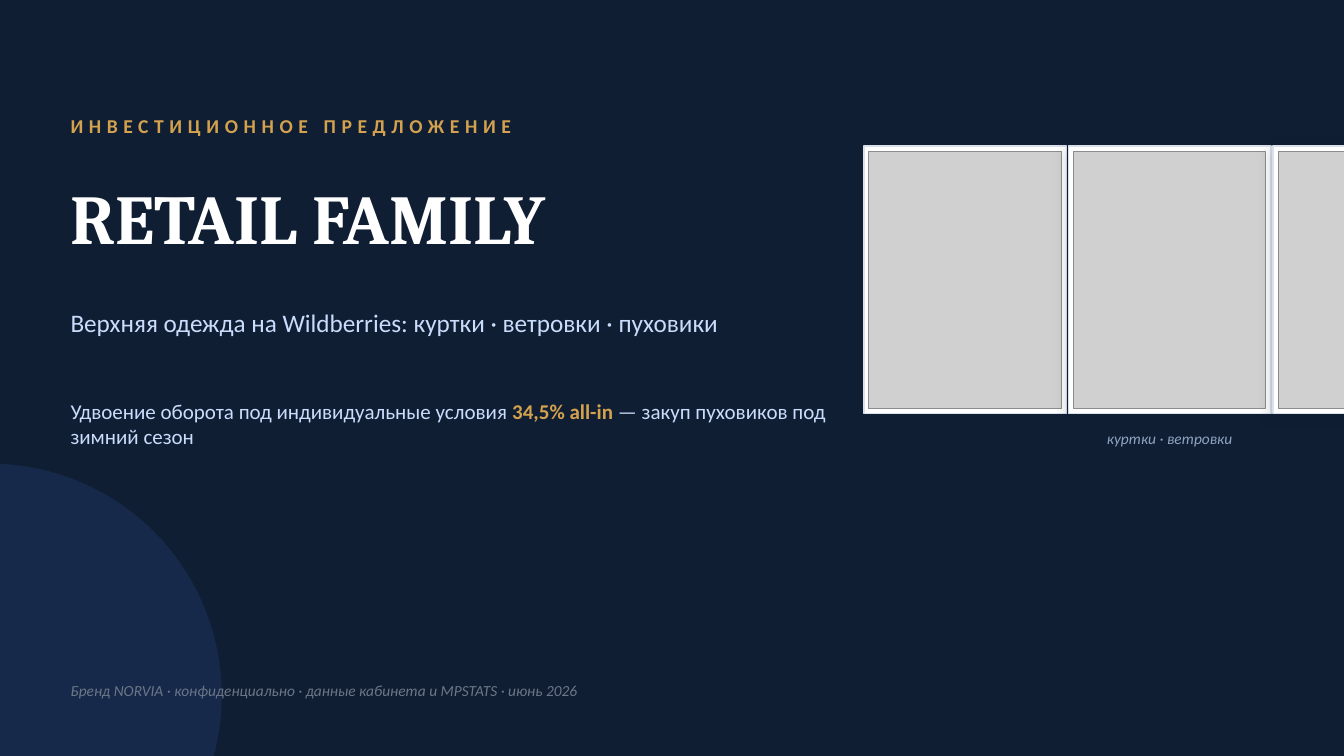
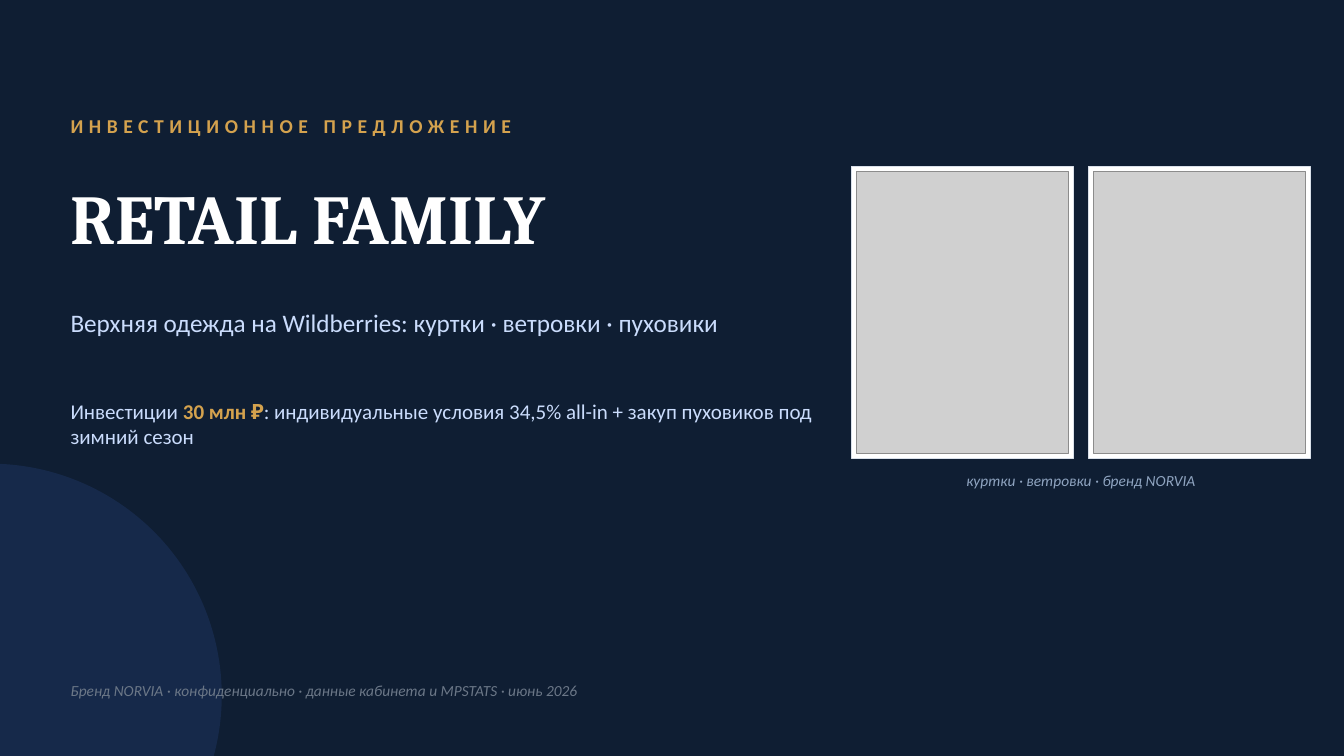
Before and after one commit to mopankratov-cmyk/finance-panel, a slide deck: slide 1 of docs/Retail-Family-Investor.pptx. Drawn at 1344x756 pixels with LibreOffice and Linux fonts; fonts in the diff are those of the drawing; grey boxes stand for pictures. Boxes give left, top, right and bottom in pixels: in the first picture for what was removed or moved away, otherwise in the second. Text is boxed around its words. In the diff, an @@ line names an element or a change of style, - is before the commit and + after.

```diff
--- a/docs/Retail-Family-Investor.pptx
+++ b/docs/Retail-Family-Investor.pptx
@@ rectangle removed at (1273, 146, 1344, 413) @@
@@ rectangle: place and size @@
-rectangle at (864, 146, 1067, 413)
+rectangle at (852, 166, 1074, 459)
@@ picture: place and size @@
-picture at (869, 151, 1062, 408)
+picture at (857, 171, 1069, 454)
@@ rectangle: place and size @@
-rectangle at (1069, 146, 1271, 413)
+rectangle at (1089, 166, 1311, 459)
@@ picture: place and size @@
-picture at (1074, 151, 1266, 408)
+picture at (1094, 171, 1306, 454)
@@ picture removed at (1278, 151, 1344, 408) @@
@@ text at (71, 404, 812, 444): text changed @@
-Удвоение оборота под индивидуальные условия 34,5% all-in — закуп пуховиков под зимний сезон
+Инвестиции 30 млн ₽: индивидуальные условия 34,5% all-in + закуп пуховиков под зимний сезон
@@ text at (966, 475, 1196, 489): text changed @@
-куртки · ветровки
+куртки · ветровки · бренд NORVIA
```
Also in this commit, not shown: 3 other slides changed, 2 slides added, 1 slide removed, 4 other files.
